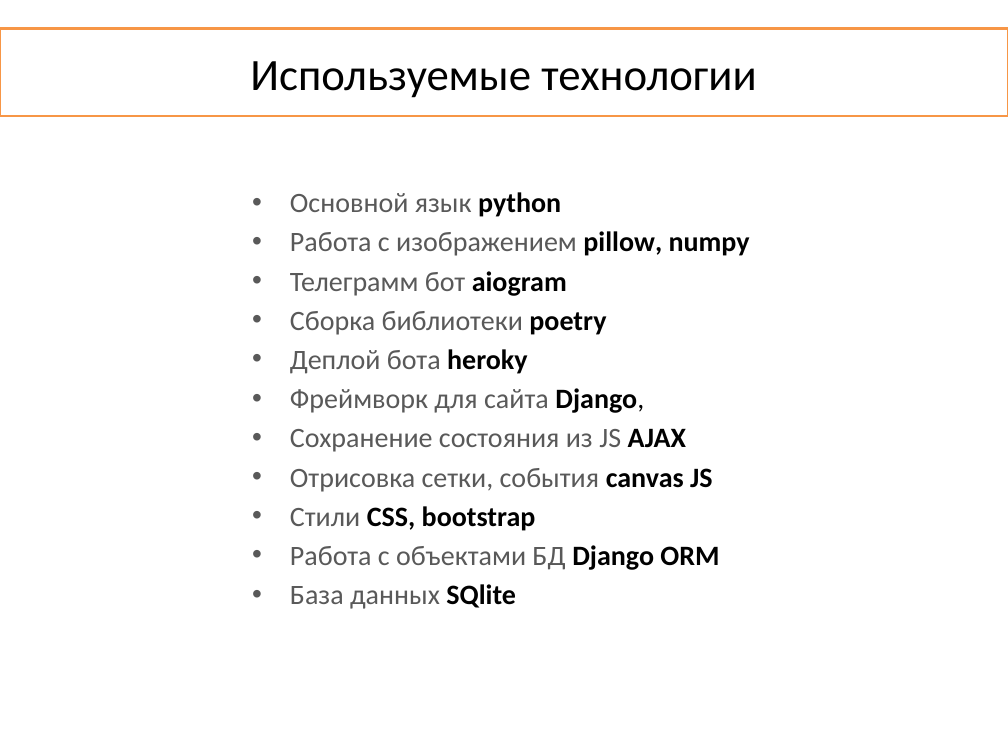
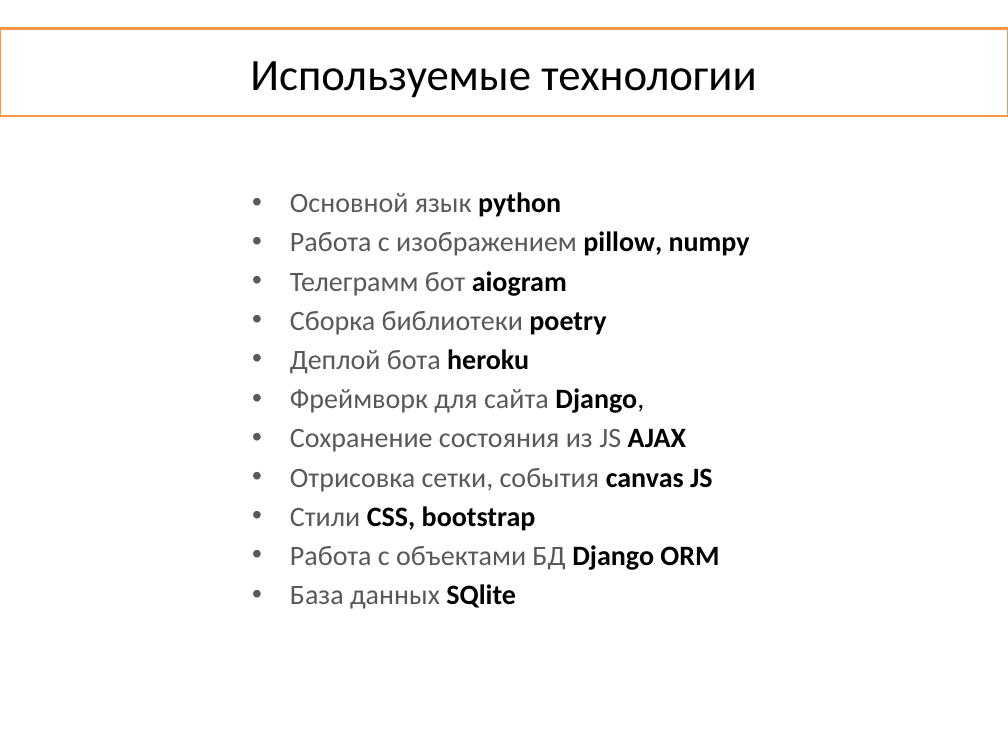
Before and after one commit to dmpinform/otus-python-basic, a slide deck: slide 4 of homework_08/Галерея кроссвордов.pptx. Drawn at 1008x756 pixels with LibreOffice and Linux fonts; fonts in the diff are those of the drawing. Boxes give left, top, right and bottom in pixels: in the first picture for what was removed or moved away, otherwise in the second. Text is boxed around its words. In the diff, an @@ line names an element or a change of style, - is before the commit and + after.

```diff
--- a/homework_08/Галерея кроссвордов.pptx
+++ b/homework_08/Галерея кроссвордов.pptx
@@ text at (290,349,529,374): text changed @@
-• Деплой бота heroky
+• Деплой бота heroku
```
Also in this commit, not shown: 1 other slide changed.
